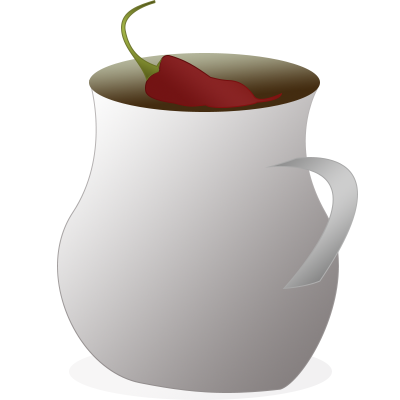
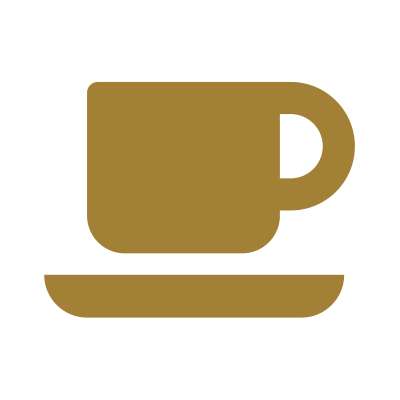
Two versions of the same layered image (400×400). Layer-by-layer changes:
added layer "Mug" (1st of 2) above "Mug Text" over [44, 81, 355, 318]
hid group "Signet" (8 layers) over [57, 0, 358, 400]
painted on "Shape 1", unmasked it over [121, 0, 163, 81]
painted on "Shape 2", unmasked it over [145, 55, 282, 108]
painted on "Ellipse", unmasked it over [89, 53, 320, 112]
painted on "Handle", unmasked it over [265, 157, 358, 289]
painted on "Body", unmasked it over [57, 80, 339, 393]
painted on "Shadow", unmasked it over [69, 343, 332, 400]
